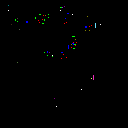
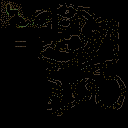
Layer changes from the first w=128, h=128 image to the second:
showed "decorations", painted on it over (0, 0, 126, 116)
hid "objects" over (8, 5, 101, 107)
